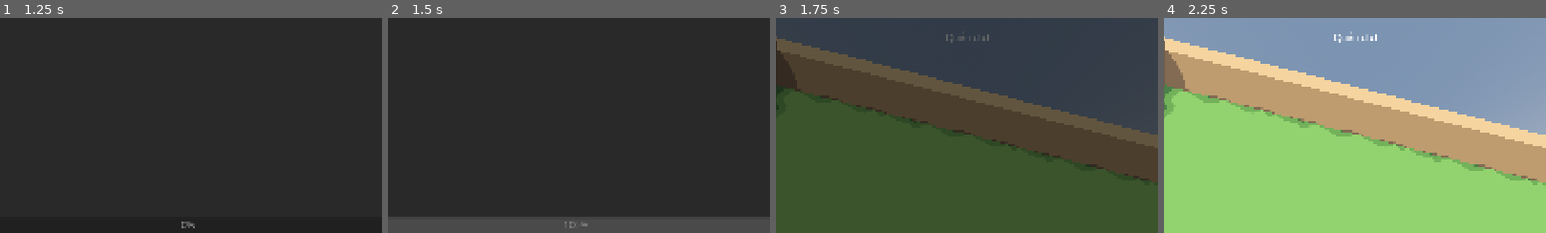
Above: before the commit, frames 1-4 (left to right).
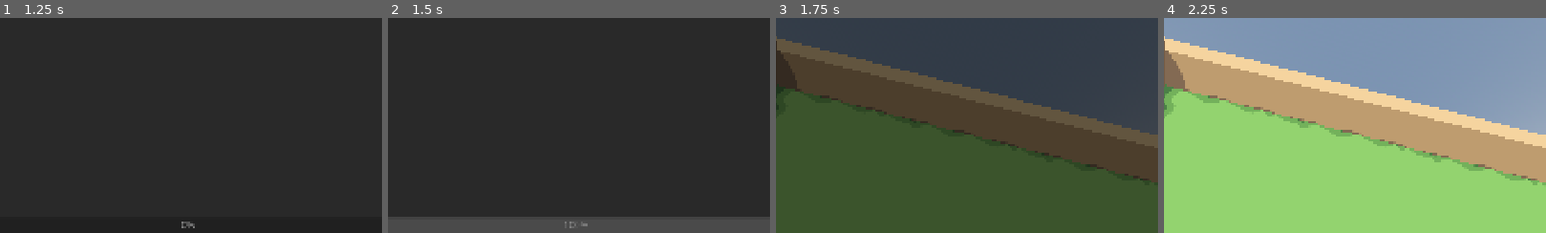
Above: after the commit, the same moments.

Repository: Rawisl/Godot_Roguelite3D_Gr8
Game: Godot game, scene res://ui/screens/boot.tscn
Two runs of this game, one before a commit and one after it. Both use one fixed random seed, a clock stepped at 60 frames per second and the inputs below.
Inputs (mouse positions are % of the whole screen's width and height, from its top left):
- Up to frame 1 (1.25 s): tap Enter (ui_accept) at 0.5, 0.77 s; move the mouse to (72, 45) at 0.52 s; hold D (move_right) from 0.53 s (still down); click (72, 45) at 0.6 s
- Up to frame 2 (1.5 s): move the mouse to (30, 55) at 1.27 s; release D (move_right) at 1.28 s; hold S (move_down) from 1.28 s (still down); tap Q (battle_cry) at 1.35 s
- Up to frame 3 (1.75 s): keep holding S (move_down); tap Enter (ui_accept) at 1.52 s
- Up to frame 4 (2.25 s): move the mouse to (60, 28) at 2.02 s; release S (move_down) at 2.03 s; hold D (move_right) from 2.03 s (still down); tap B (build_toggle) at 2.1 s
The pictures show only the part of the screen within x 25-75%, y 0-50%; the shares and areas given below are measured in that part.

Frames 1-2 are identical in both runs. In frame 3, 0.1% of the frame differs, in the area x 44-56%, y 7-12%; in frame 4, 0.2%, in the area x 44-56%, y 6-12%.

Commit message:
[ui]: show enemy counter only during combat states (HUD-03)

Diff:
--- a/ui/hud/parts/wave_counter.gd
+++ b/ui/hud/parts/wave_counter.gd
@@ -17,6 +17,7 @@
 func _ready() -> void:
 	_enemies_title.text = tr(&"hud.enemies")
 	_countdown.visible = false
+	_set_enemies_visible(false)
 	EventBus.state_changed.connect(_on_state_changed)
 	EventBus.wave_started.connect(_on_wave_started)
 	EventBus.prep_timer_changed.connect(_on_prep_timer_changed)
@@ -26,6 +27,11 @@
 	_state.text = tr(STATE_KEYS.get(new_state, &""))
 	# TODO: clear time in COMBAT and the boss timer.
 	_countdown.visible = new_state == &"PREP"
+	_set_enemies_visible(new_state == &"COMBAT" or new_state == &"BOSS_COMBAT")
+
+func _set_enemies_visible(value: bool) -> void:
+	_enemies_title.visible = value
+	_enemies.visible = value
 
 # TODO: show the upcoming wave during PREP once wave_preview_ready is emitted.
 func _on_wave_started(wave_index: int) -> void:
